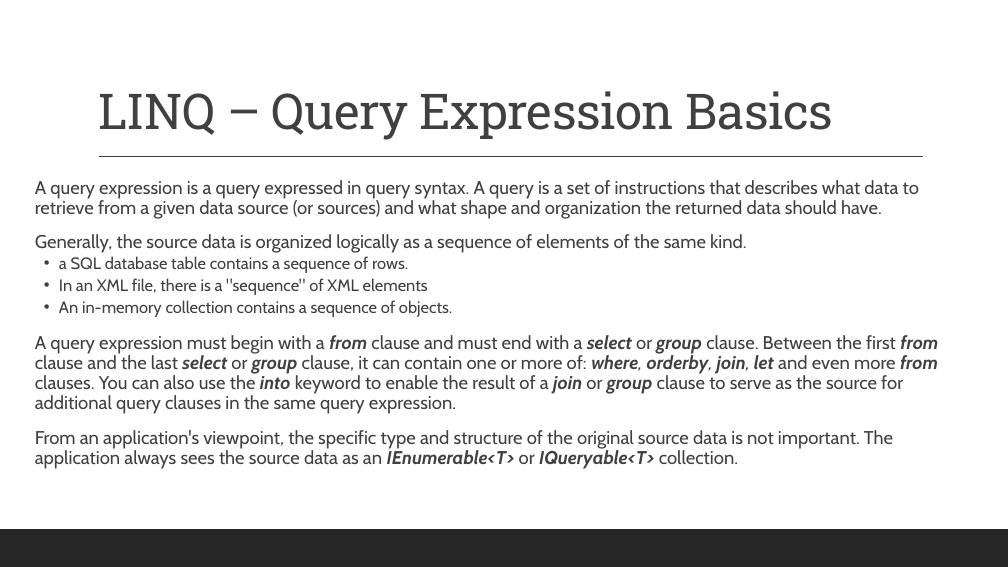
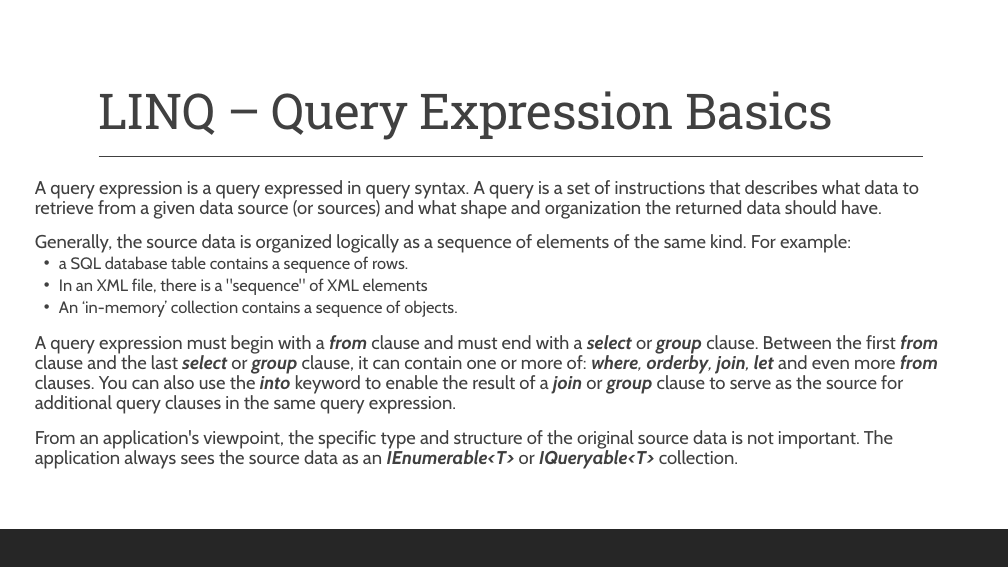
Before and after one commit to 2002-feb24-net/trainer-code, a slide deck: slide 5 of 1-csharp/REPO_MarksCodeAndPPTs/DotNetPPTs/D4_.NET_LINQ.pptx. Drawn at 1008x567 pixels with LibreOffice and Linux fonts; fonts in the diff are those of the drawing. Boxes give left, top, right and bottom in pixels: in the first picture for what was removed or moved away, otherwise in the second. Text is boxed around its words. In the diff, an @@ line names an element or a change of style, - is before the commit and + after.

Commit message:
updates a few ppts

```diff
--- a/1-csharp/REPO_MarksCodeAndPPTs/DotNetPPTs/D4_.NET_LINQ.pptx
+++ b/1-csharp/REPO_MarksCodeAndPPTs/DotNetPPTs/D4_.NET_LINQ.pptx
@@ text at (35,234,851,253): text changed @@
-  Generally, the source data is organized logically as a sequence of elements of the same kind.
+  Generally, the source data is organized logically as a sequence of elements of the same kind. For example:
@@ text at (59,300,457,317): text changed @@
-  • An in-memory collection contains a sequence of objects.
+  • An ‘in-memory’ collection contains a sequence of objects.
```
Also in this commit, not shown: 3 other slides changed.
